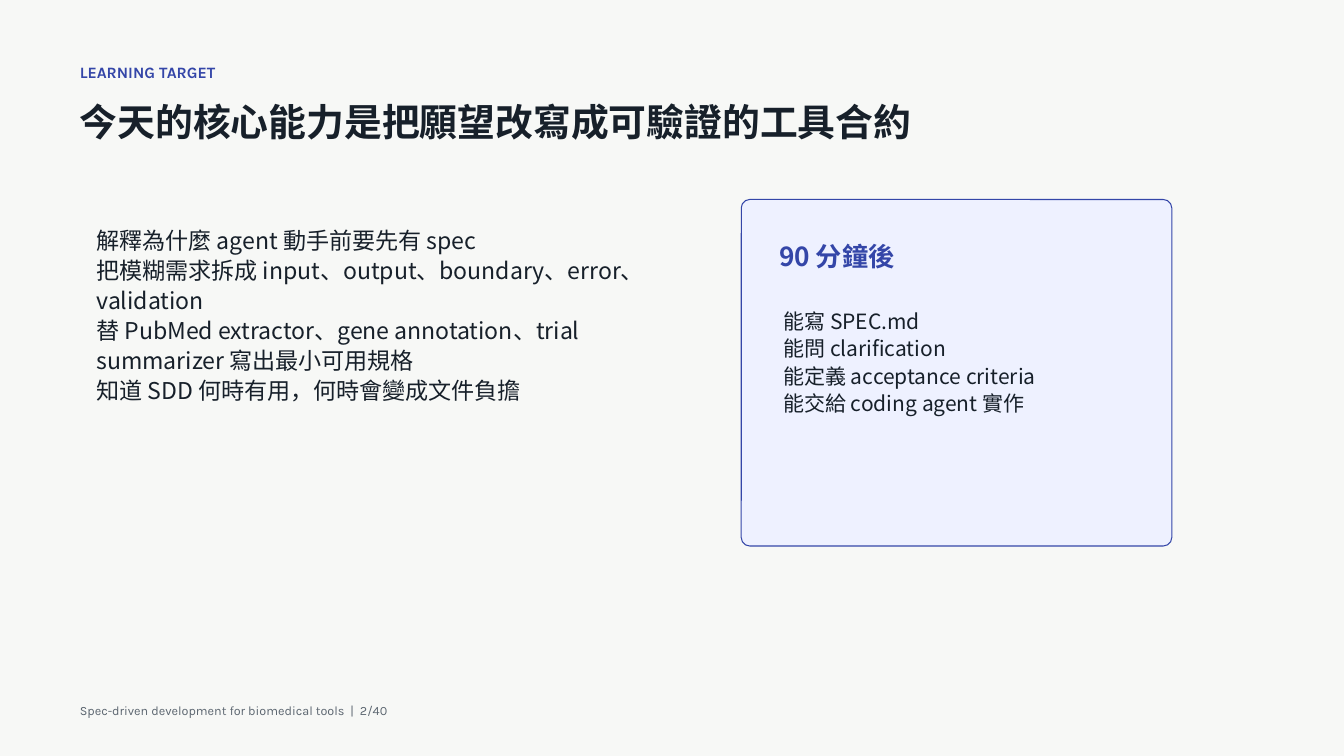
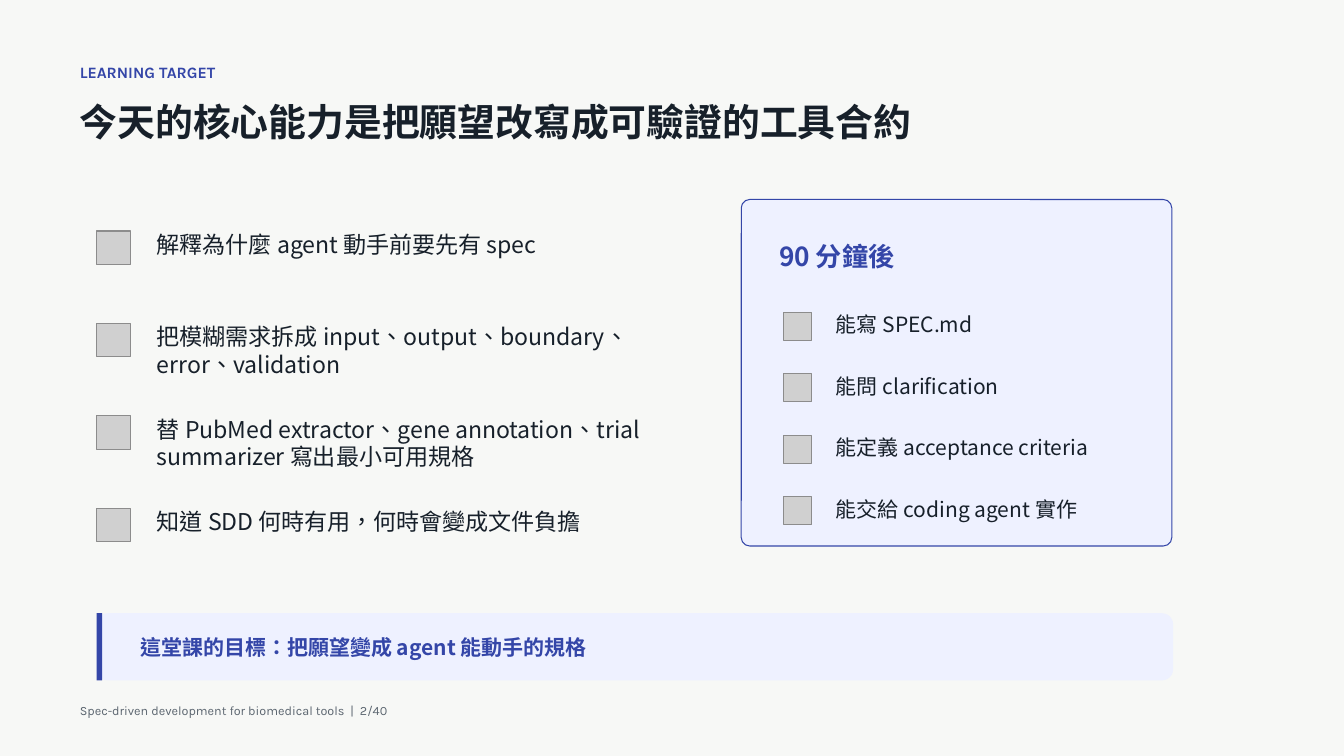
Before and after one commit to godkin1211/LLM_applications_on_BioMedicalData, a slide deck: slide 2 of slides/lesson-08-spec-driven-development-biomedical-tools.pptx. Drawn at 1344x756 pixels with LibreOffice and Linux fonts; fonts in the diff are those of the drawing; grey boxes stand for pictures. Boxes give left, top, right and bottom in pixels: in the first picture for what was removed or moved away, otherwise in the second. Text is boxed around its words. In the diff, an @@ line names an element or a change of style, - is before the commit and + after.

```diff
--- a/slides/lesson-08-spec-driven-development-biomedical-tools.pptx
+++ b/slides/lesson-08-spec-driven-development-biomedical-tools.pptx
@@ text at (x1=97, y1=229, x2=644, y2=310): paragraphs removed @@
-解釋為什麼 agent 動手前要先有 spec
-把模糊需求拆成 input、output、boundary、error、validation
@@ picture added at (x1=97, y1=231, x2=130, y2=264) @@
@@ text added at (x1=157, y1=233, x2=537, y2=259), 16.5 pt, text #17202A @@
+解釋為什麼 agent 動手前要先有 spec
@@ picture added at (x1=97, y1=324, x2=130, y2=357) @@
@@ text added at (x1=157, y1=325, x2=628, y2=374), 16.5 pt, text #17202A @@
+把模糊需求拆成 input、output、boundary、error、validation
@@ text at (x1=783, y1=311, x2=1036, y2=389): paragraphs removed @@
-能寫 SPEC.md
-能問 clarification
-能定義 acceptance criteria
@@ picture added at (x1=784, y1=313, x2=813, y2=341) @@
@@ text added at (x1=836, y1=314, x2=973, y2=334), 15 pt, text #17202A @@
+能寫 SPEC.md
@@ text at (x1=97, y1=379, x2=520, y2=402): paragraph removed @@
-知道 SDD 何時有用，何時會變成文件負擔
@@ picture added at (x1=784, y1=374, x2=813, y2=402) @@
@@ text added at (x1=836, y1=376, x2=999, y2=396), 15 pt, text #17202A @@
+能問 clarification
@@ picture added at (x1=97, y1=415, x2=130, y2=449) @@
@@ text "替 PubMed extractor、gene annotation、trial summarizer ..." at (x1=157, y1=418, x2=640, y2=467): line spacing 1.08 to 1 @@
@@ text "替 PubMed extractor、gene annotation、trial summarizer ..." moved from (x1=97, y1=229, x2=644, y2=402) to (x1=157, y1=418, x2=640, y2=467) @@
@@ picture added at (x1=784, y1=436, x2=813, y2=464) @@
@@ text added at (x1=836, y1=437, x2=1089, y2=460), 15 pt, text #17202A @@
+能定義 acceptance criteria
@@ picture added at (x1=97, y1=508, x2=130, y2=541) @@
@@ picture added at (x1=784, y1=497, x2=813, y2=525) @@
@@ text "能交給 coding agent 實作" moved from (x1=783, y1=311, x2=1036, y2=416) to (x1=836, y1=499, x2=1077, y2=522) @@
@@ text "能交給 coding agent 實作" at (x1=836, y1=499, x2=1077, y2=522): line spacing 1.08 to 1 @@
@@ text added at (x1=157, y1=510, x2=581, y2=532), 16.5 pt, text #17202A @@
+知道 SDD 何時有用，何時會變成文件負擔
@@ rounded rectangle added at (x1=97, y1=613, x2=1174, y2=681), fill #EEF1FF @@
@@ rectangle added at (x1=97, y1=613, x2=103, y2=681), fill #3446A8 @@
@@ text added at (x1=140, y1=637, x2=587, y2=660), 15 pt, text #3446A8, bold @@
+這堂課的目標：把願望變成 agent 能動手的規格
```
Also in this commit, not shown: 7 other slides changed, 1 other file.
